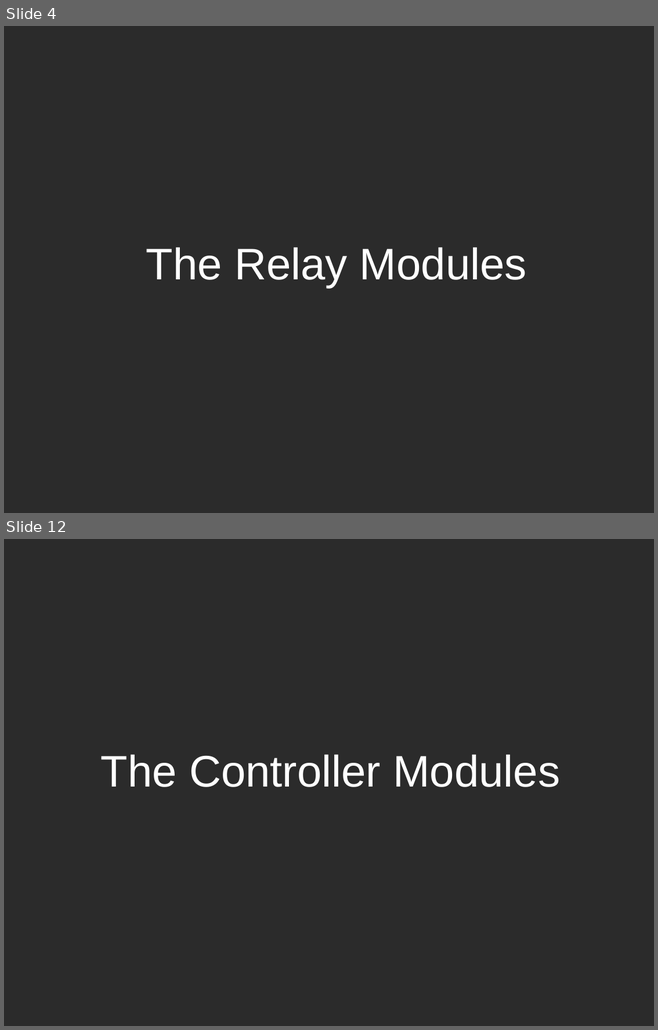
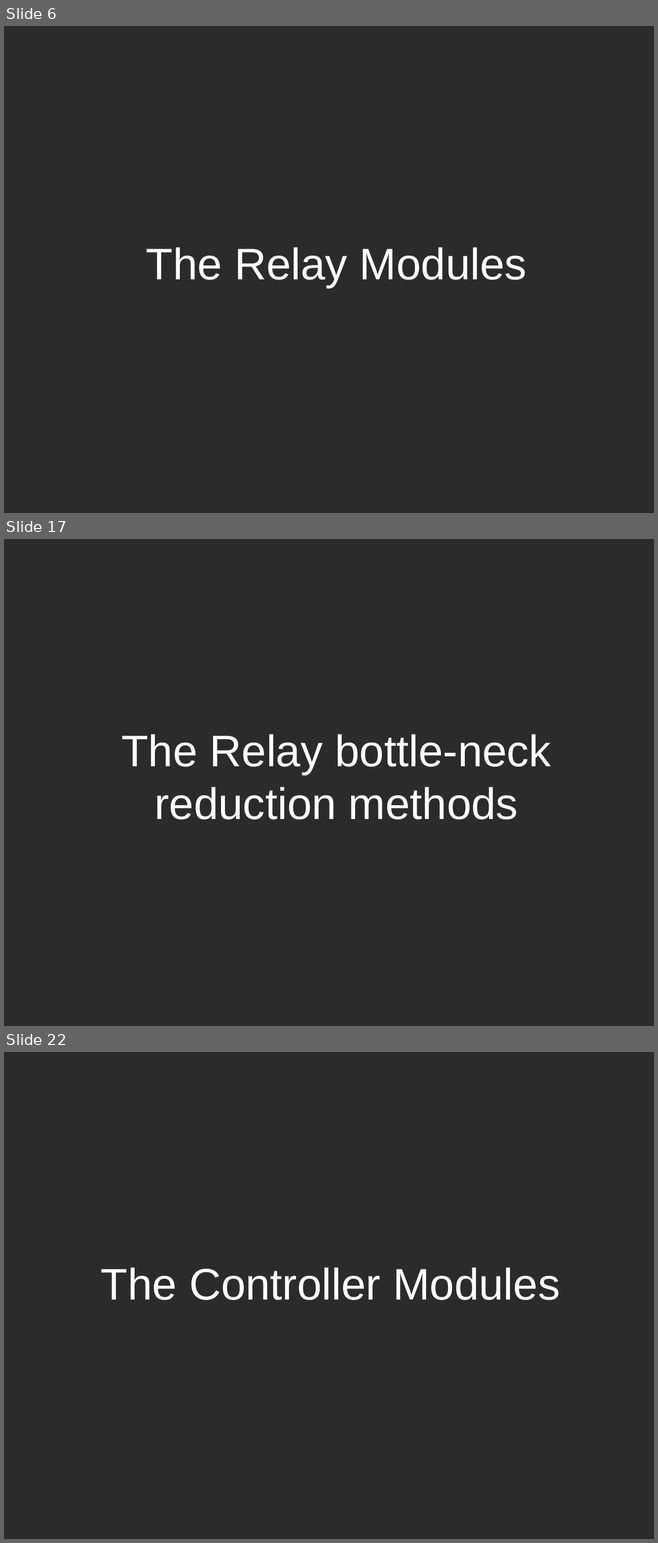
Before and after one commit to r0ck3r008/sdn-proj, a slide deck: review.odp. Shown one above the other, each under a label of ours: slides 4 and 12 before the commit, slides 6, 17 and 22 after it; the slides between them are not shown. The pictures are 658x1030 and 658x1543 pixels, drawn with LibreOffice and Linux fonts; fonts in the diff are those of the drawing; background and template pictures are left out; a plain dark background stands for a picture behind light text. Boxes give left, top, right and bottom in pixels: in the first picture for what was removed or moved away, otherwise in the second. Text is boxed around its words. In the diff, an @@ line names an element or a change of style, - is before the commit and + after.

```diff
--- a/review.odp
+++ b/review.odp
@@ slide 17 added at (4, 539, 654, 1026), background picture (left out) @@
@@ title added at (121, 734, 552, 820), 54 pt, text #FFFFFF @@
+The Relay bottle-neck reduction methods
@@ what was slide 4 is now slide 6 @@
@@ what was slide 12 is now slide 22 @@
```
Also in this commit, not shown: 4 slides changed, 16 other slides added, 5 slides removed, 1 other file.
